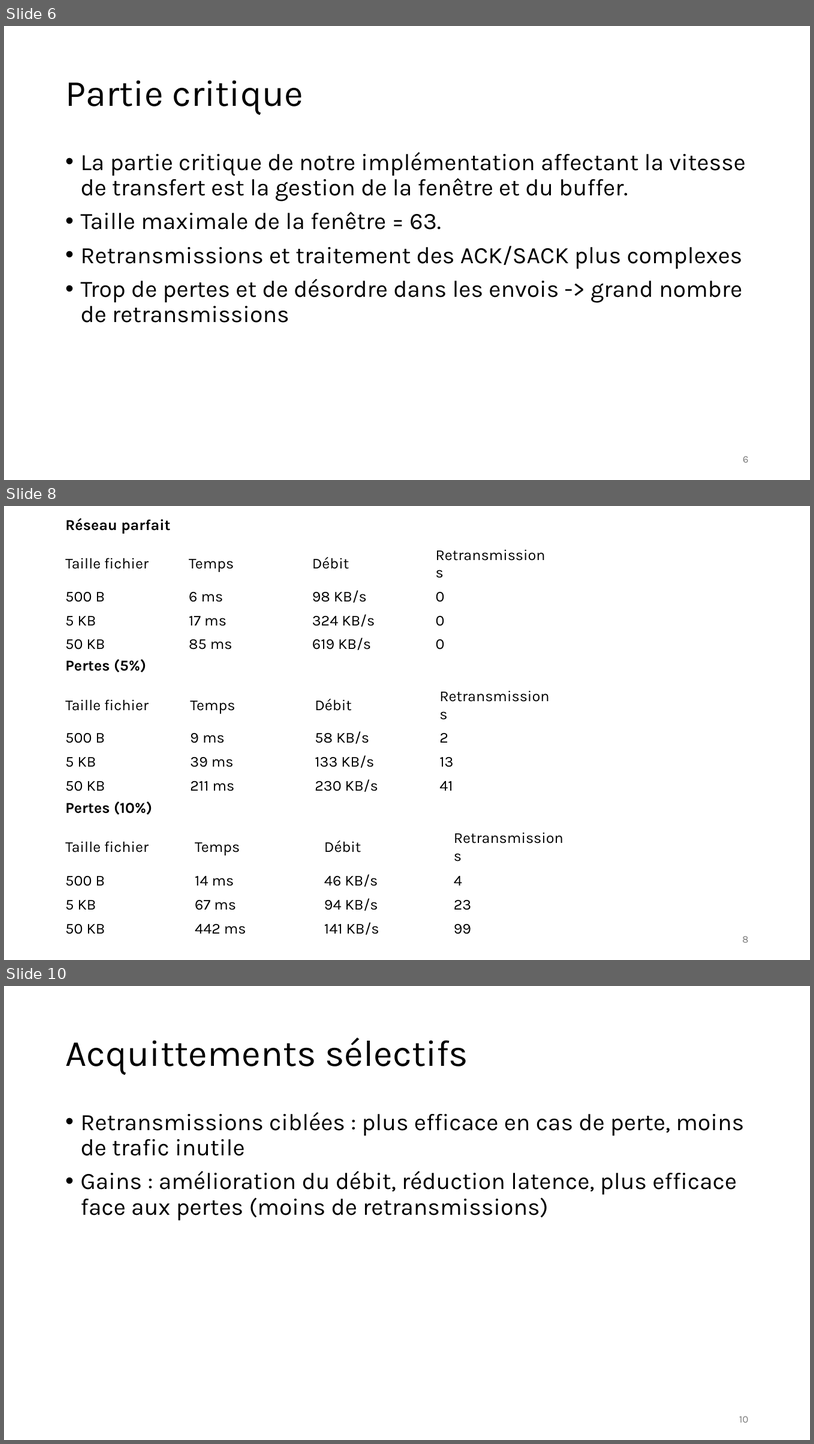
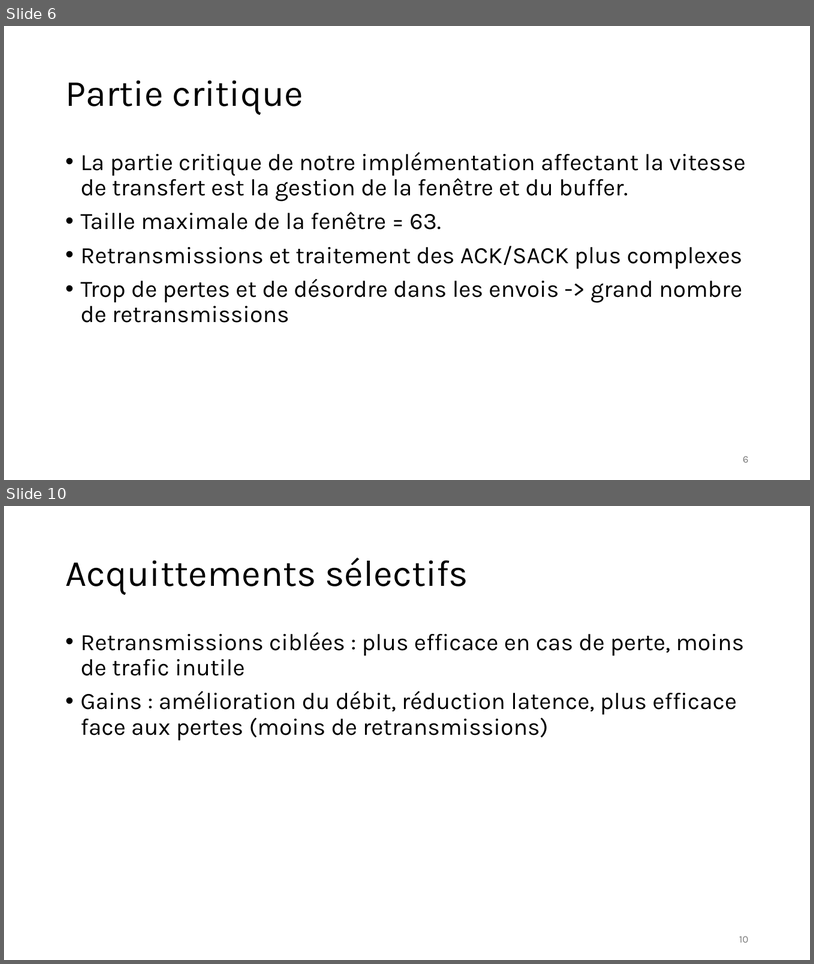
Before and after one commit to Tidyresonnance8/SRTP-Transport-Protocol, a slide deck: Rapport_projet_SRTP.pptx. Shown one above the other, each under a label of ours: slides 6, 8 and 10 before the commit, slides 6 and 10 after it; the slides between them are not shown. The pictures are 814x1444 and 814x964 pixels, drawn with LibreOffice and Linux fonts; fonts in the diff are those of the drawing. Boxes give left, top, right and bottom in pixels: in the first picture for what was removed or moved away, otherwise in the second. Text is boxed around its words. In the diff, an @@ line names an element or a change of style, - is before the commit and + after.

```diff
--- a/Rapport_projet_SRTP.pptx
+++ b/Rapport_projet_SRTP.pptx
@@ slide 8 removed at (4, 506, 810, 960), background #FFFFFF @@
@@ text removed at (65, 518, 170, 534) @@
-Réseau parfait
@@ table removed at (60, 543, 553, 652), 4 rows, 4 columns @@
-Taille fichier | Temps | Débit | Retransmissions
-500 B | 6 ms | 98 KB/s | 0
-5 KB | 17 ms | 324 KB/s | 0
-50 KB | 85 ms | 619 KB/s | 0
@@ text removed at (65, 659, 146, 672) @@
-Pertes (5%)
@@ table removed at (60, 684, 558, 794), 4 rows, 4 columns @@
-Taille fichier | Temps | Débit | Retransmissions
-500 B | 9 ms | 58 KB/s | 2
-5 KB | 39 ms | 133 KB/s | 13
-50 KB | 211 ms | 230 KB/s | 41
@@ text removed at (65, 801, 152, 814) @@
-Pertes (10%)
@@ table removed at (60, 826, 578, 937), 4 rows, 4 columns @@
-Taille fichier | Temps | Débit | Retransmissions
-500 B | 14 ms | 46 KB/s | 4
-5 KB | 67 ms | 94 KB/s | 23
-50 KB | 442 ms | 141 KB/s | 99
@@ page number removed at (743, 936, 749, 942) @@
-8
```
Also in this commit, not shown: 3 slides changed, 6 slides added.
